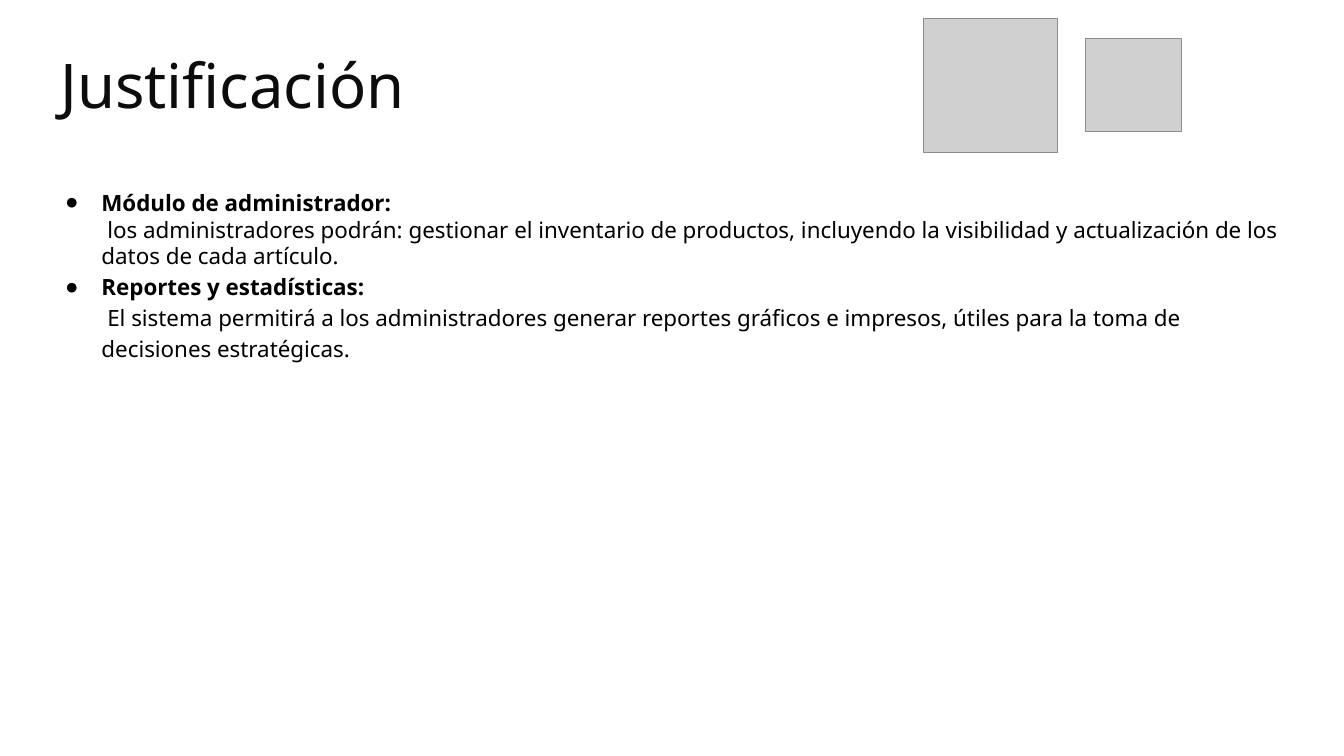
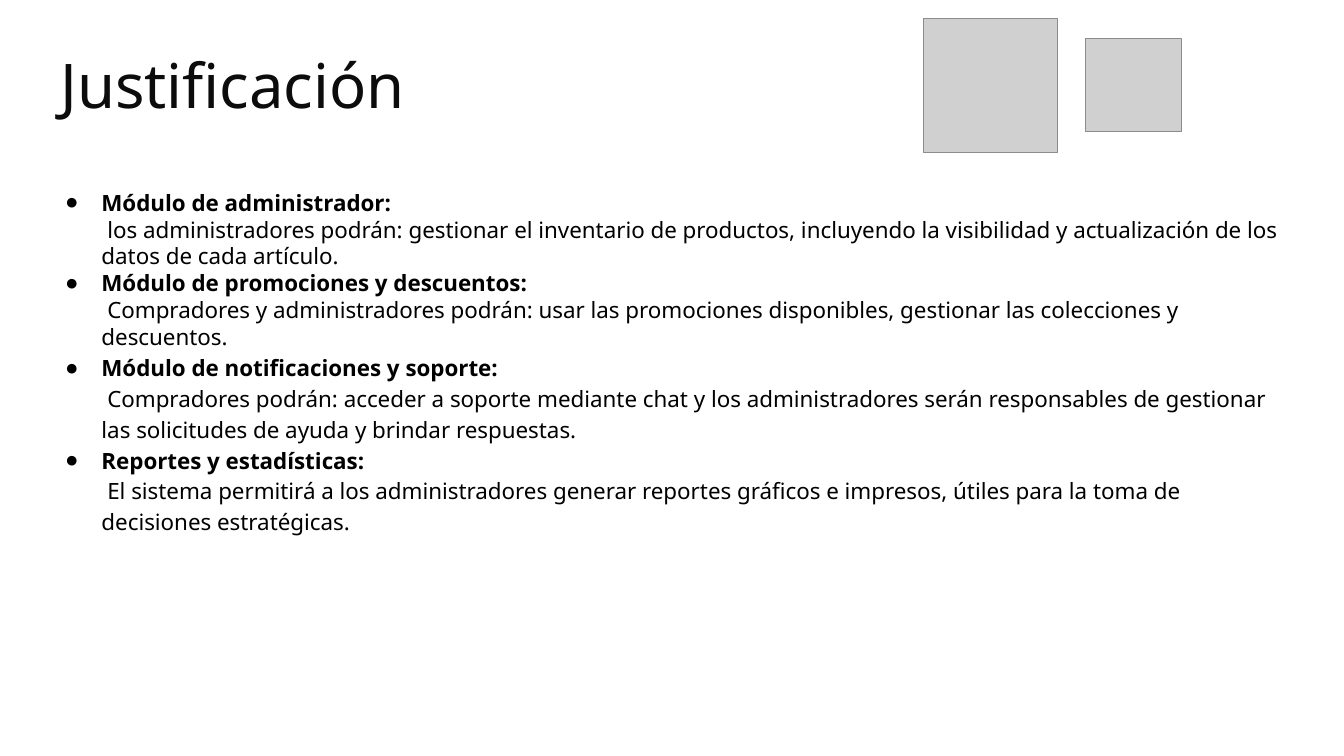
Before and after one commit to Katherin-22/zefiro, a slide deck: slide 12 of 01_proyecto/trim1/01_contextualizacion_proyecto/Presentación del Proyecto.pptx (slide 11 before the commit). Drawn at 1344x756 pixels with LibreOffice and Linux fonts; fonts in the diff are those of the drawing; grey boxes stand for pictures; background and template pictures are left out. Boxes give left, top, right and bottom in pixels: in the first picture for what was removed or moved away, otherwise in the second. Text is boxed around its words. In the diff, an @@ line names an element or a change of style, - is before the commit and + after.

```diff
--- a/01_proyecto/trim1/01_contextualizacion_proyecto/Presentación del Proyecto.pptx
+++ b/01_proyecto/trim1/01_contextualizacion_proyecto/Presentación del Proyecto.pptx
@@ text at <box>101,274,1266,443</box>: paragraphs added @@
+● Módulo de promociones y descuentos:
+  Compradores y administradores podrán: usar las promociones disponibles, gestionar las colecciones y descuentos.
+● Módulo de notificaciones y soporte:
+  Compradores podrán: acceder a soporte mediante chat y los administradores serán responsables de gestionar las solicitudes de ayuda y brindar respuestas.
```
Also in this commit, not shown: 4 other slides changed, 9 slides added.
